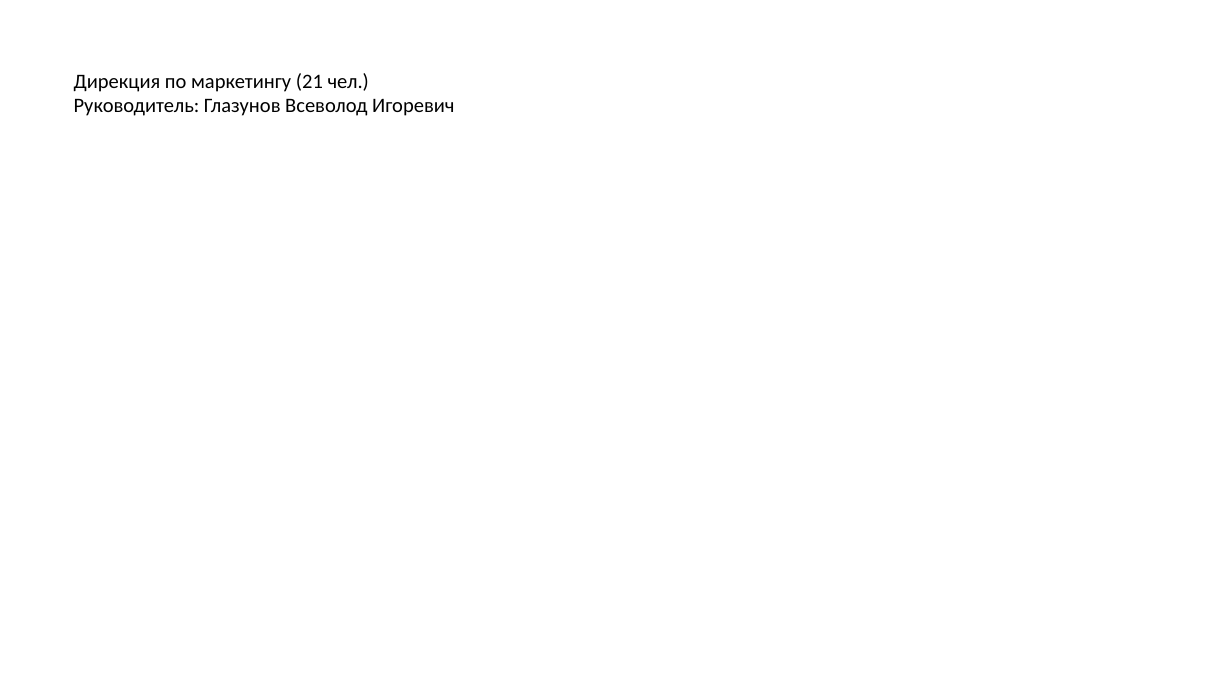
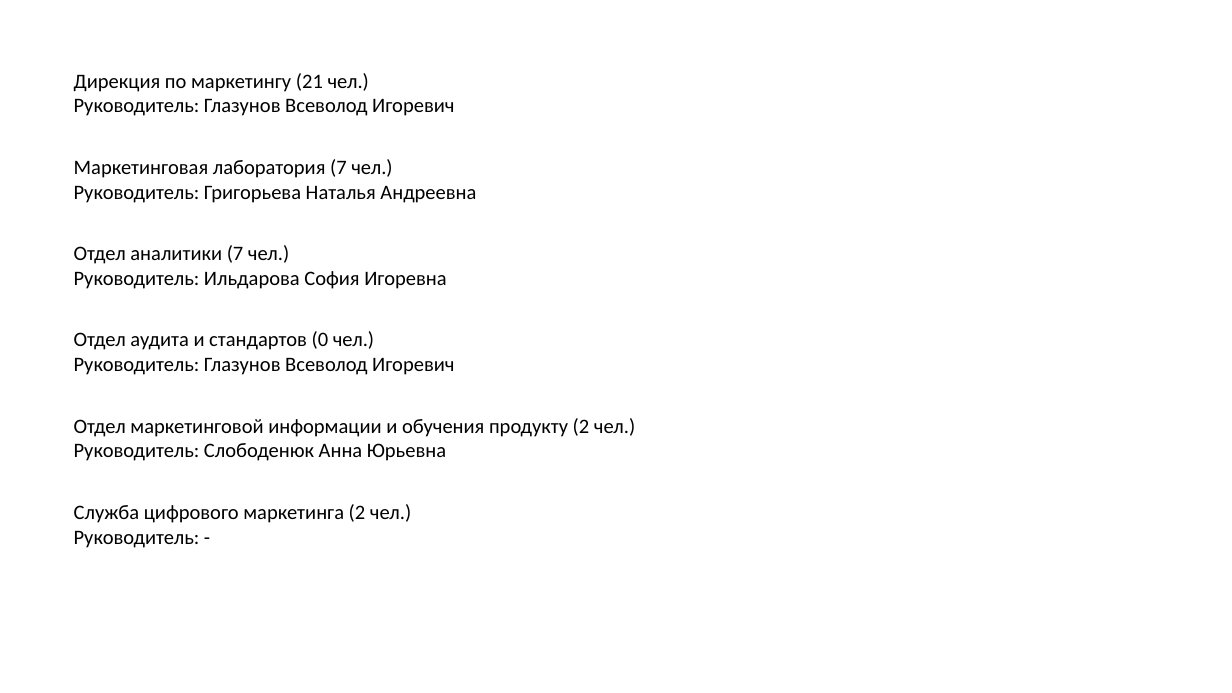
Before and after one commit to alekseivshaposhnikov-ship-it/OrgStructure, a slide deck: slide 1 of OrgStructure.pptx. Drawn at 1232x693 pixels with LibreOffice and Linux fonts; fonts in the diff are those of the drawing. Boxes give left, top, right and bottom in pixels: in the first picture for what was removed or moved away, otherwise in the second. Text is boxed around its words. In the diff, an @@ line names an element or a change of style, - is before the commit and + after.

```diff
--- a/OrgStructure.pptx
+++ b/OrgStructure.pptx
@@ text added at (x1=74, y1=159, x2=476, y2=203), 12 pt, text #000000 @@
+Маркетинговая лаборатория (7 чел.)
+Руководитель: Григорьева Наталья Андреевна
@@ text added at (x1=74, y1=245, x2=446, y2=289), 12 pt, text #000000 @@
+Отдел аналитики (7 чел.)
+Руководитель: Ильдарова София Игоревна
@@ text added at (x1=74, y1=331, x2=454, y2=375), 12 pt, text #000000 @@
+Отдел аудита и стандартов (0 чел.)
+Руководитель: Глазунов Всеволод Игоревич
@@ text added at (x1=74, y1=418, x2=635, y2=461), 12 pt, text #000000 @@
+Отдел маркетинговой информации и обучения продукту (2 чел.)
+Руководитель: Слободенюк Анна Юрьевна
@@ text added at (x1=74, y1=504, x2=411, y2=548), 12 pt, text #000000 @@
+Служба цифрового маркетинга (2 чел.)
+Руководитель: -
```
Also in this commit, not shown: 2 other files.
